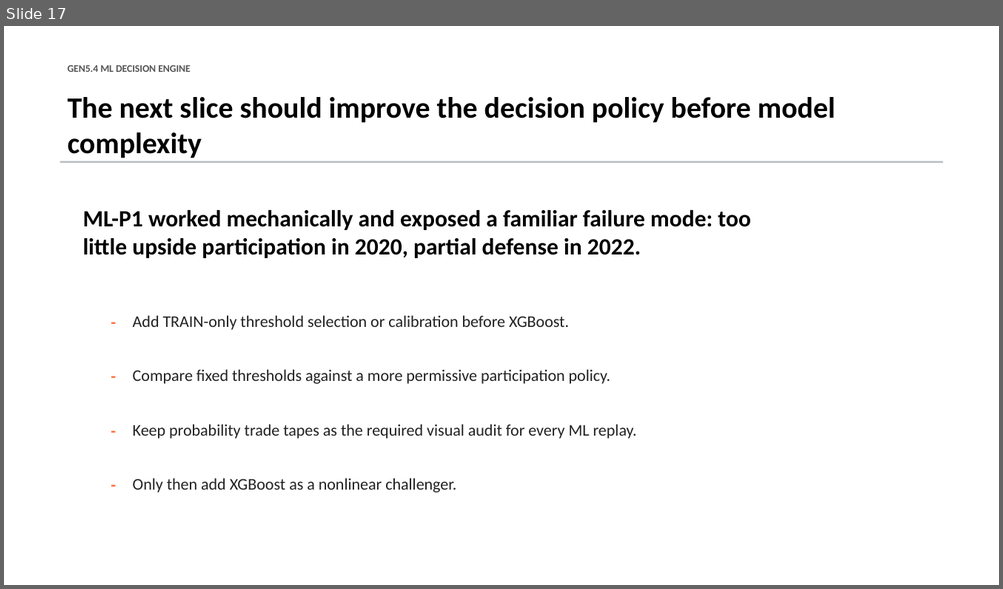
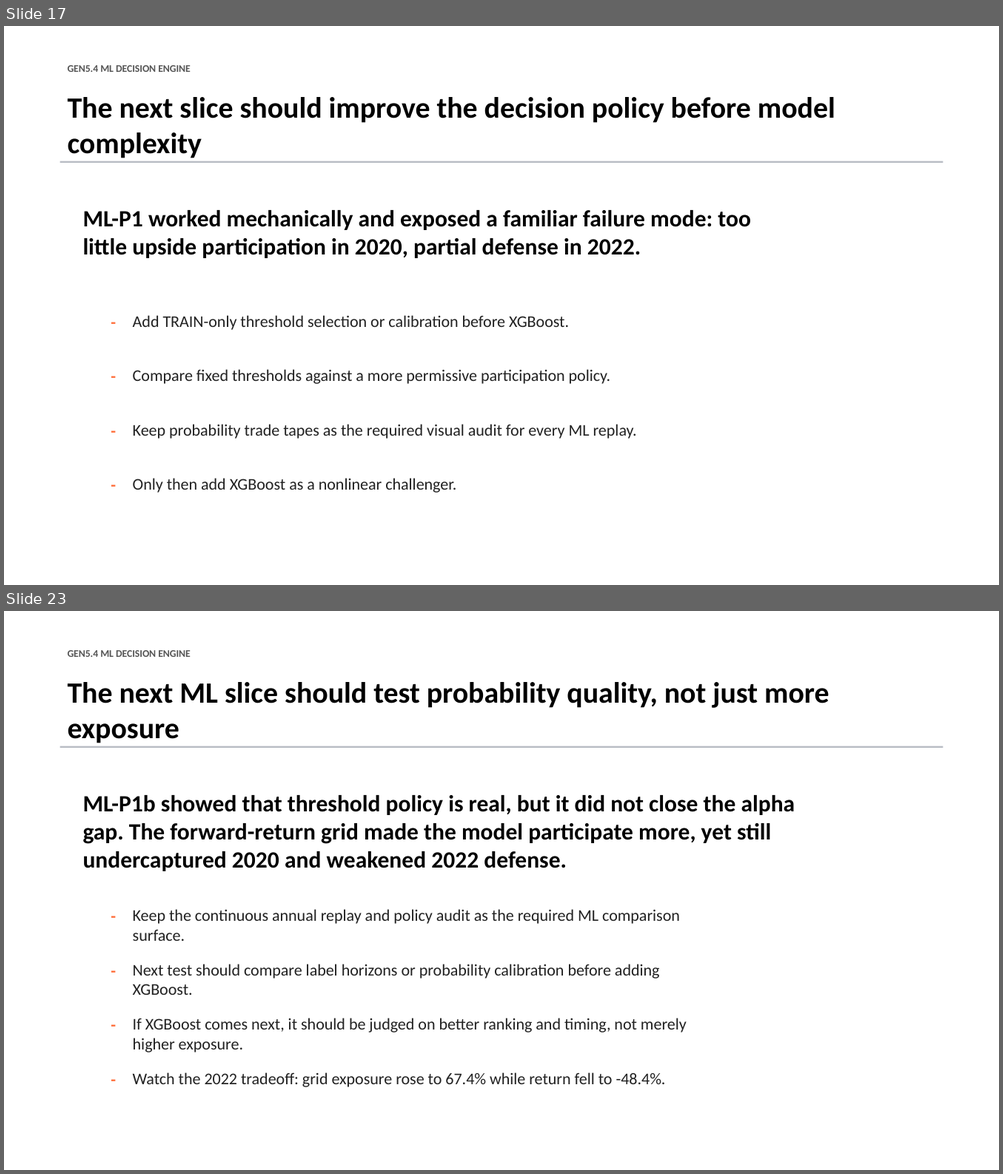
Before and after one commit to Francisc0Franc0/Time-Series-Modeling-Gen5, a slide deck: presentations/gen5_4_ml_decision_engine_incremental_build.pptx. Shown one above the other, each under a label of ours: slide 17 before the commit, slides 17 and 23 after it; the slides between them are not shown. The pictures are 1003x589 and 1003x1174 pixels, drawn with LibreOffice and Linux fonts; fonts in the diff are those of the drawing. Boxes give left, top, right and bottom in pixels: in the first picture for what was removed or moved away, otherwise in the second. Text is boxed around its words. In the diff, an @@ line names an element or a change of style, - is before the commit and + after.

Commit message:
Add Gen5.4 GLM threshold diagnostic

```diff
--- a/presentations/gen5_4_ml_decision_engine_incremental_build.pptx
+++ b/presentations/gen5_4_ml_decision_engine_incremental_build.pptx
@@ slide 23 added at box(4, 611, 999, 1170), background #FFFFFF @@
@@ text added at box(68, 650, 190, 657), 9.8 pt, text #555555, bold @@
+GEN5.4 ML DECISION ENGINE
@@ text added at box(68, 682, 829, 743), 28.5 pt, text #000000, bold @@
+The next ML slice should test probability quality, not just more exposure
@@ rectangle added at box(60, 746, 942, 748), fill #B8BCC4 @@
@@ text added at box(83, 795, 795, 871), 22.5 pt, text #000000, bold @@
+ML-P1b showed that threshold policy is real, but it did not close the alpha gap. The forward-return grid made the model participate more, yet still undercaptured 2020 and weakened 2022 defense.
@@ text added at box(103, 903, 119, 923), 15.8 pt, text #FF6B35, bold @@
+-
@@ text added at box(133, 909, 680, 941), 15.8 pt, text #222222 @@
+Keep the continuous annual replay and policy audit as the required ML comparison surface.
@@ text added at box(103, 957, 119, 977), 15.8 pt, text #FF6B35, bold @@
+-
@@ text added at box(133, 964, 660, 995), 15.8 pt, text #222222 @@
+Next test should compare label horizons or probability calibration before adding XGBoost.
@@ text added at box(103, 1011, 119, 1031), 15.8 pt, text #FF6B35, bold @@
+-
@@ text added at box(133, 1018, 686, 1053), 15.8 pt, text #222222 @@
+If XGBoost comes next, it should be judged on better ranking and timing, not merely higher exposure.
@@ text added at box(103, 1065, 119, 1085), 15.8 pt, text #FF6B35, bold @@
+-
@@ text added at box(133, 1073, 666, 1088), 15.8 pt, text #222222 @@
+Watch the 2022 tradeoff: grid exposure rose to 67.4% while return fell to -48.4%.
```
Also in this commit, not shown: 2 slides changed, 5 other slides added, 6 other files.
